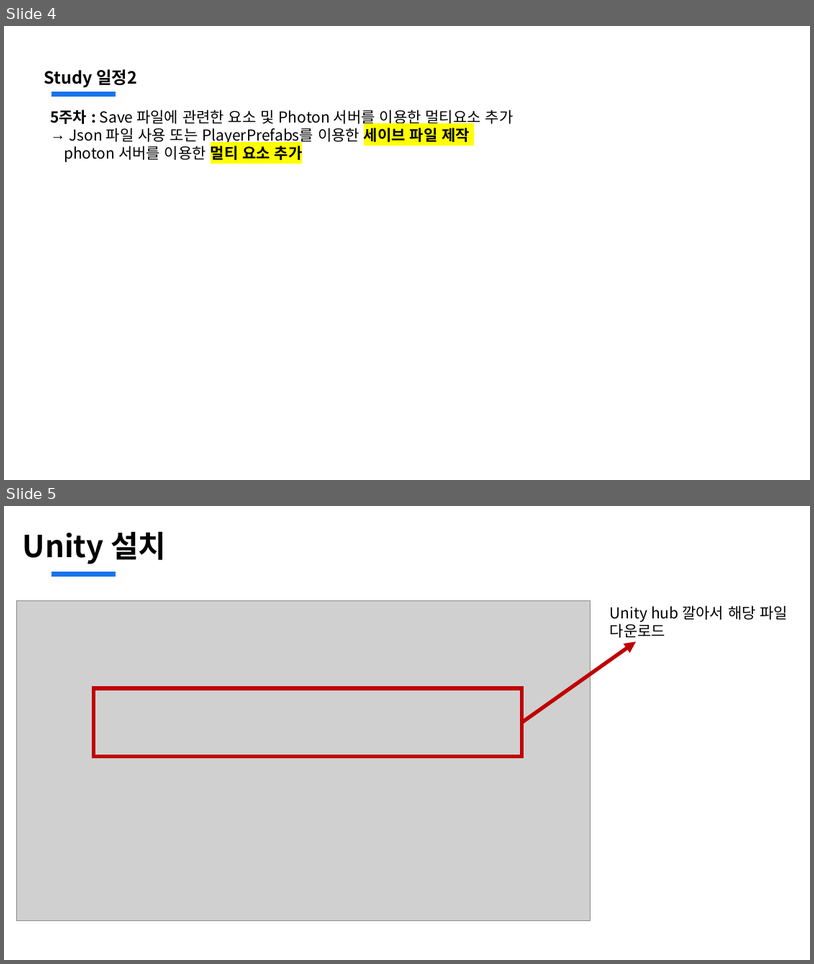
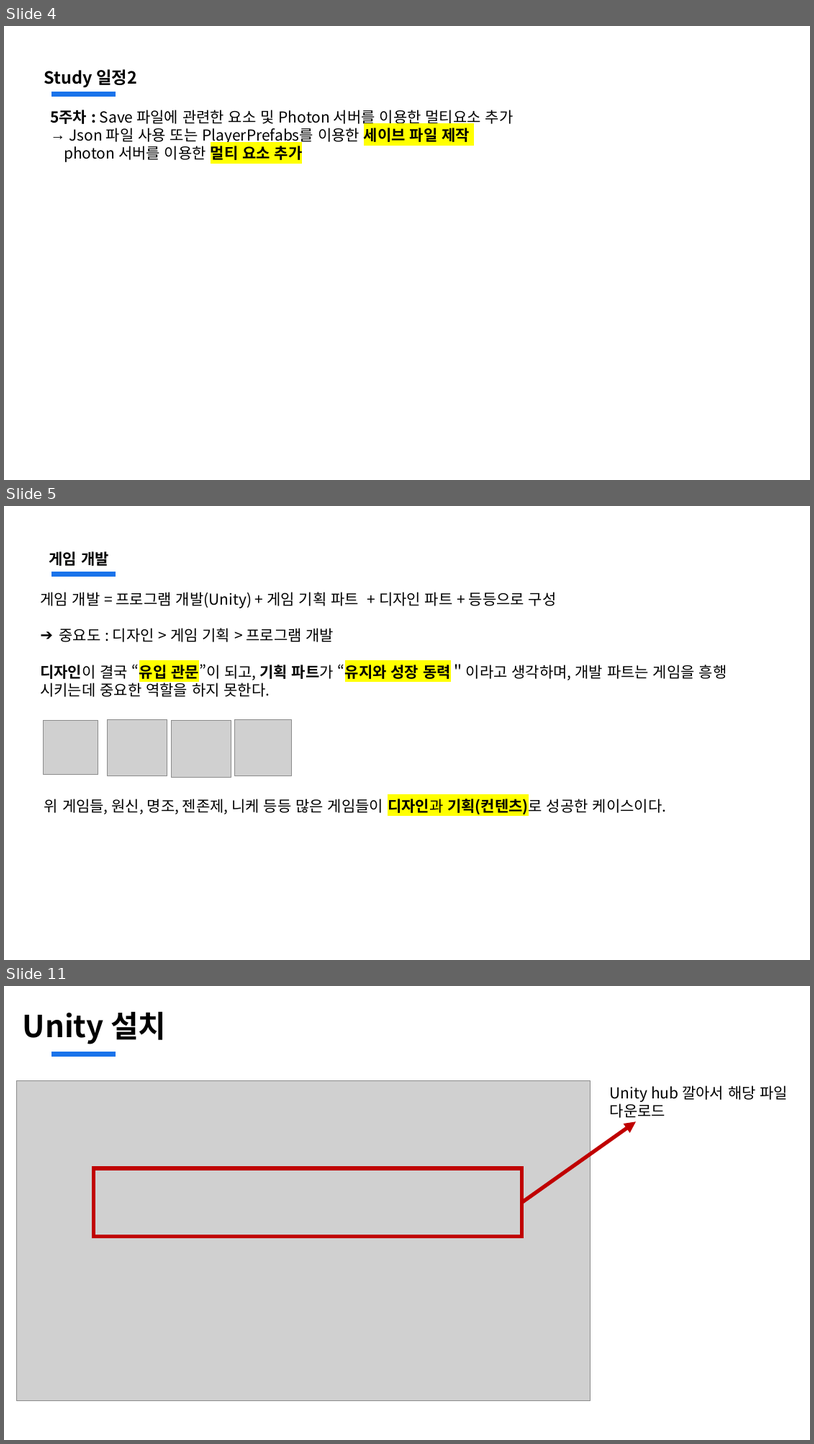
Before and after one commit to jsjin01/MJsec_Unity_Mentoring, a slide deck: MJsec_게임 개발 멘토링/MJsec_1주차.pptx. Shown one above the other, each under a label of ours: slides 4 and 5 before the commit, slides 4, 5 and 11 after it; the slides between them are not shown. The pictures are 814x964 and 814x1444 pixels, drawn with LibreOffice and Linux fonts; fonts in the diff are those of the drawing; grey boxes stand for pictures. Boxes give left, top, right and bottom in pixels: in the first picture for what was removed or moved away, otherwise in the second. Text is boxed around its words. In the diff, an @@ line names an element or a change of style, - is before the commit and + after.

```diff
--- a/MJsec_게임 개발 멘토링/MJsec_1주차.pptx
+++ b/MJsec_게임 개발 멘토링/MJsec_1주차.pptx
@@ slide 5 added at [4,506,810,960], background #FFFFFF; not listed: 1 template element that a slide beside it also shows @@
@@ text added at [49,551,109,566], 18 pt, text #000000, bold @@
+게임 개발
@@ text added at [40,592,728,697], 18 pt, text #000000 @@
+게임 개발 = 프로그램 개발(Unity) + 게임 기획 파트 + 디자인 파트 + 등등으로 구성
+➔ 중요도 : 디자인 > 게임 기획 > 프로그램 개발
+디자인이 결국 “유입 관문”이 되고, 기획 파트가 “유지와 성장 동력＂이라고 생각하며, 개발 파트는 게임을 흥행 시키는데 중요한 역할을 하지 못한다.
@@ picture added at [44,721,98,775] @@
@@ picture added at [108,719,167,775] @@
@@ picture added at [171,721,231,777] @@
@@ picture added at [235,719,292,776] @@
@@ text added at [44,796,666,815], 18 pt, text #000000 @@
+위 게임들, 원신, 명조, 젠존제, 니케 등등 많은 게임들이 디자인과 기획(컨텐츠)로 성공한 케이스이다.
@@ what was slide 5 is now slide 11 @@
```
Also in this commit, not shown: 6 other slides added, 1 slide removed, 3 other files.
